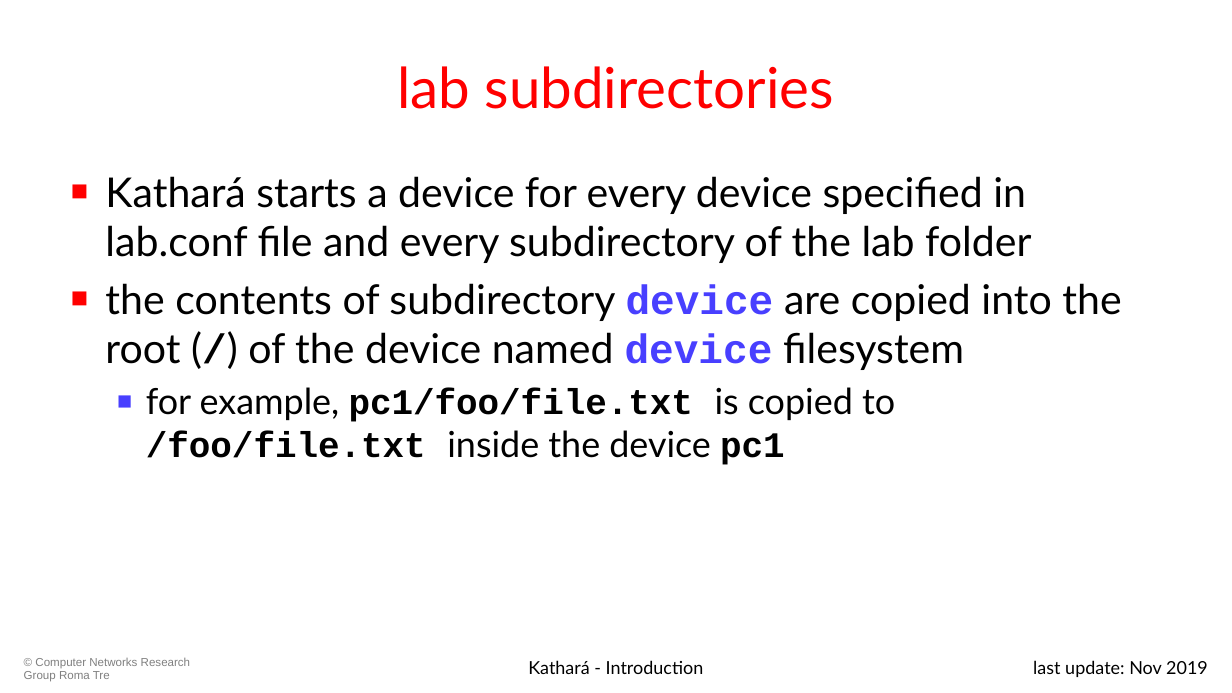
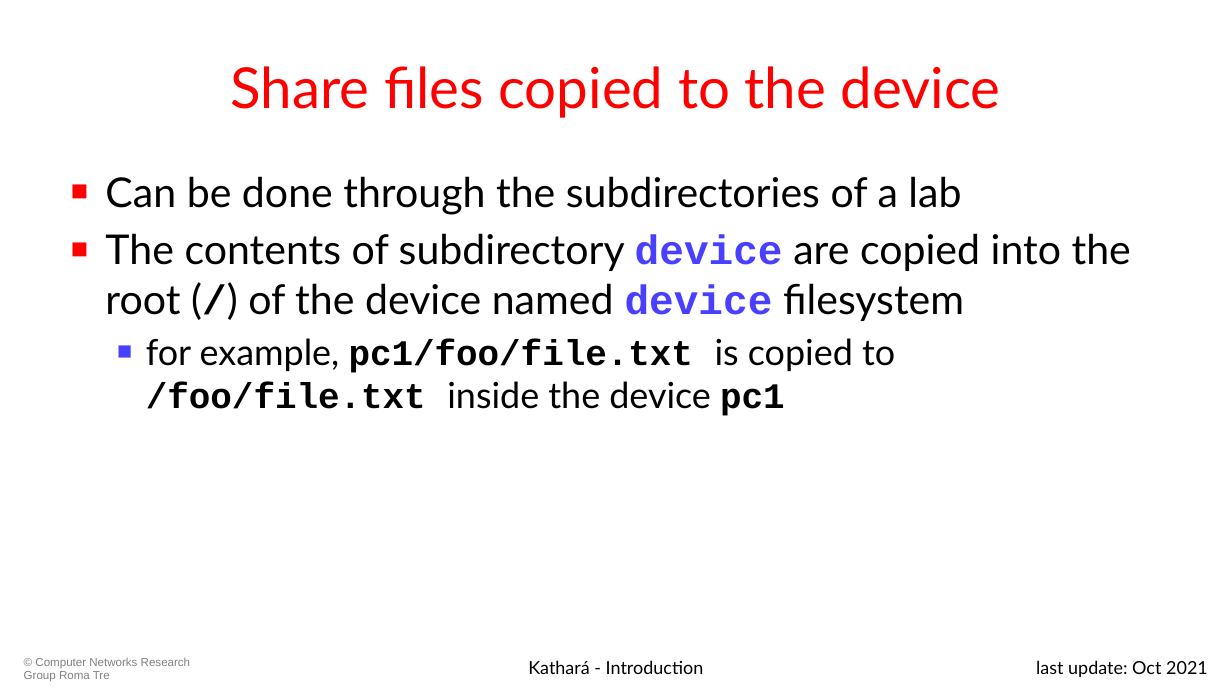
Before and after one commit to KatharaFramework/Kathara-Labs, a slide deck: slide 29 of 001-kathara-introduction.pptx (slide 26 before the commit). Drawn at 1232x693 pixels with LibreOffice and Linux fonts; fonts in the diff are those of the drawing. Boxes give left, top, right and bottom in pixels: in the first picture for what was removed or moved away, otherwise in the second. Text is boxed around its words. In the diff, an @@ line names an element or a change of style, - is before the commit and + after.

```diff
--- a/001-kathara-introduction.pptx
+++ b/001-kathara-introduction.pptx
@@ title at box(231, 66, 1001, 118): text changed @@
-lab subdirectories
+Share files copied to the device
@@ text at box(105, 176, 1131, 321): text changed @@
-■ Kathará starts a device for every device specified in lab.conf file and every subdirectory of the lab folder
-■ the contents of subdirectory device are copied into the root (/) of the device named device filesystem
+■ Can be done through the subdirectories of a lab
+■ The contents of subdirectory device are copied into the root (/) of the device named device filesystem
@@ text at box(1036, 660, 1208, 677): text changed @@
-last update: Nov 2019
+last update: Oct 2021
```
Also in this commit, not shown: 28 other slides changed, 3 slides added, 9 other files.
